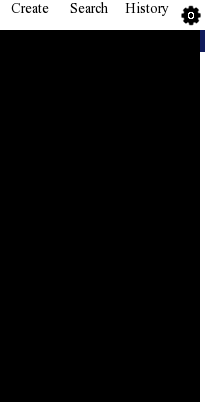
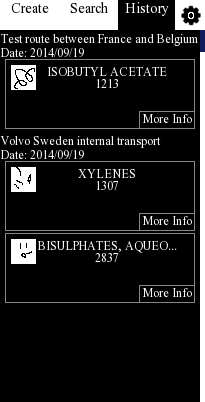
Two versions of the same layered image (205 × 402). Layer-by-layer changes:
added layer "Date#2" above "Trip#2ItemNumber#2" over left=0, top=136, right=161, bottom=159
added layer "Trip#2ItemNumber#2" above "Trip#2ItemName#2" over left=95, top=253, right=118, bottom=262
added layer "Trip#2ItemName#2" above "Trip#2Item#2" over left=37, top=241, right=177, bottom=253
added layer "Trip#2Item#2" above "Trip#2ItemNumber#1" over left=5, top=233, right=195, bottom=303
added layer "Trip#2ItemNumber#1" above "Trip#2ItemName#1" over left=96, top=181, right=118, bottom=190
added layer "Trip#2ItemName#1" above "Trip#2Item#1" over left=78, top=169, right=135, bottom=178
added layer "Trip#2Item#1" above "Date#1" over left=5, top=161, right=195, bottom=231
added layer "Date#1" above "Trip#1ItemNumber#1" over left=0, top=34, right=198, bottom=57
added layer "Trip#1ItemNumber#1" above "Trip#1ItemName#1" over left=96, top=79, right=118, bottom=88
added layer "Trip#1ItemName#1" above "Trip#1Item#1" over left=47, top=67, right=167, bottom=76
added layer "Trip#1Item#1" above "History#1" over left=5, top=59, right=195, bottom=129
painted on "History#1" over left=125, top=2, right=169, bottom=16
painted on "History" over left=118, top=0, right=175, bottom=30
